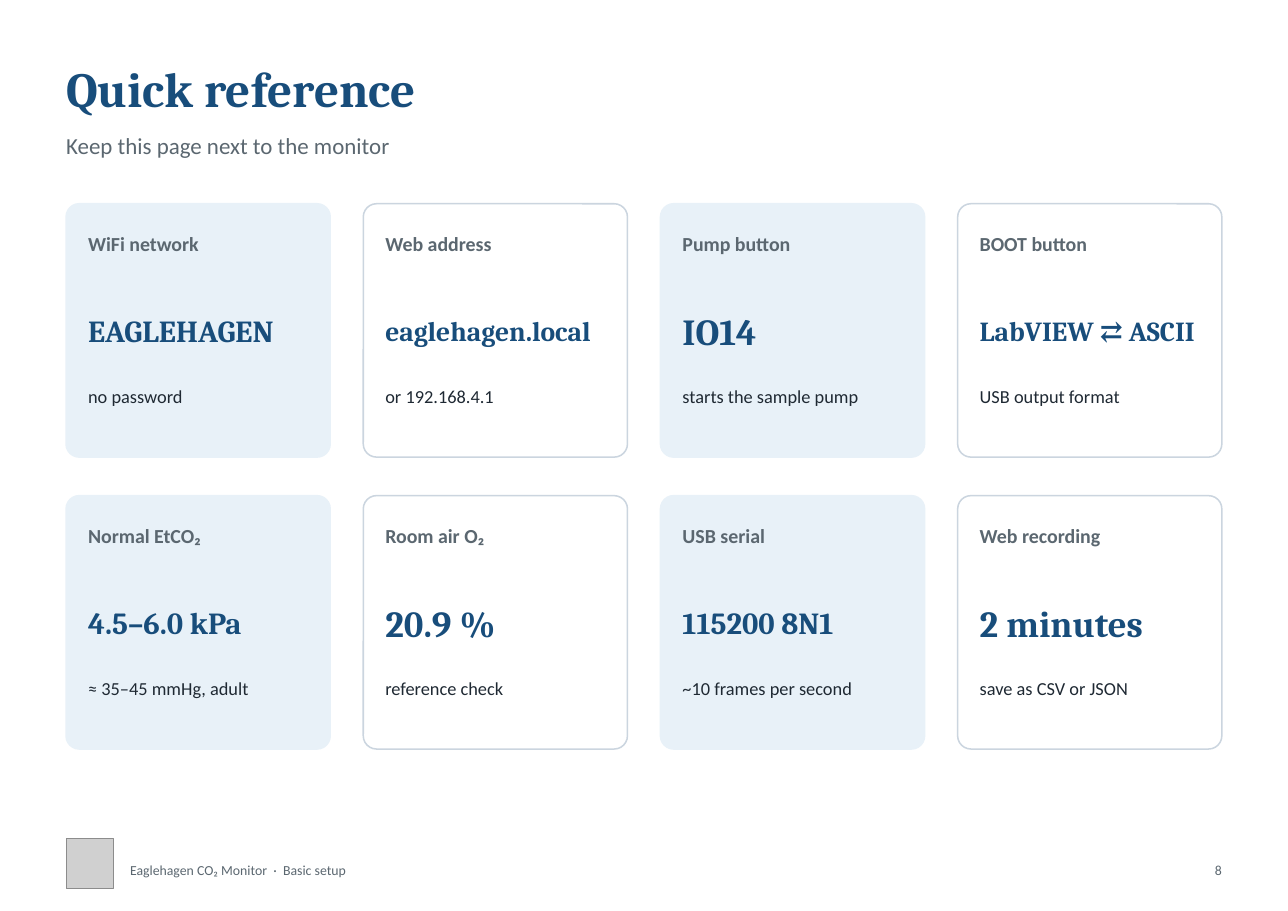
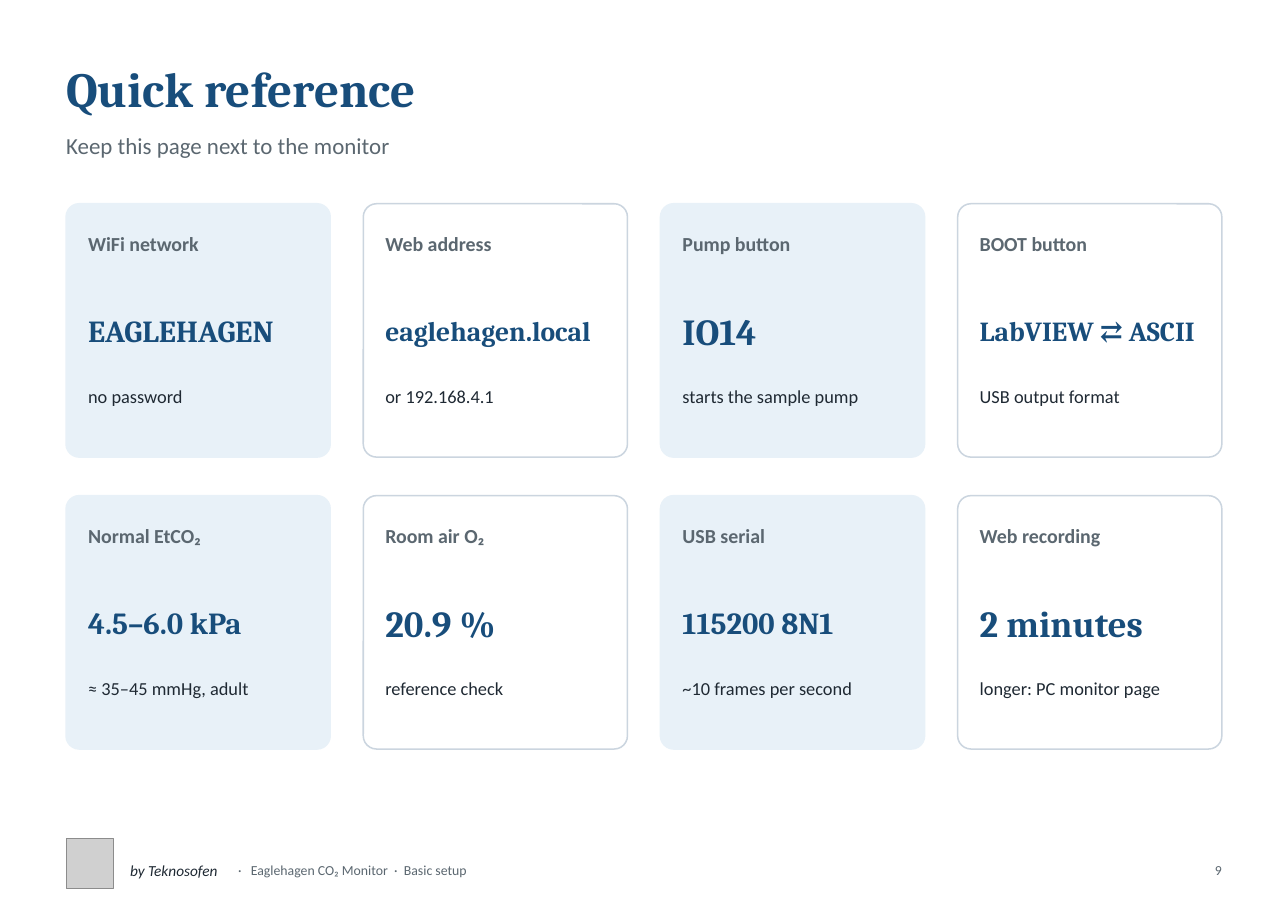
Before and after one commit to Teknosofen/EagleHagen, a slide deck: slide 9 of documentation/Eaglehagen_Basic_Setup.pptx (slide 8 before the commit). Drawn at 1288x911 pixels with LibreOffice and Linux fonts; fonts in the diff are those of the drawing; grey boxes stand for pictures. Boxes give left, top, right and bottom in pixels: in the first picture for what was removed or moved away, otherwise in the second. Text is boxed around its words. In the diff, an @@ line names an element or a change of style, - is before the commit and + after.

```diff
--- a/documentation/Eaglehagen_Basic_Setup.pptx
+++ b/documentation/Eaglehagen_Basic_Setup.pptx
@@ text at box(980, 682, 1160, 698): text changed @@
-save as CSV or JSON
+longer: PC monitor page
@@ text added at box(130, 865, 217, 879), 10 pt, text #1F2933, italic @@
+by Teknosofen
@@ text at box(251, 865, 466, 878): text changed @@
-Eaglehagen CO₂ Monitor · Basic setup
+· Eaglehagen CO₂ Monitor · Basic setup
@@ text at box(1215, 866, 1222, 875): text changed @@
-8
+9
```
Also in this commit, not shown: 7 other slides changed, 1 slide added, 3 other files.
